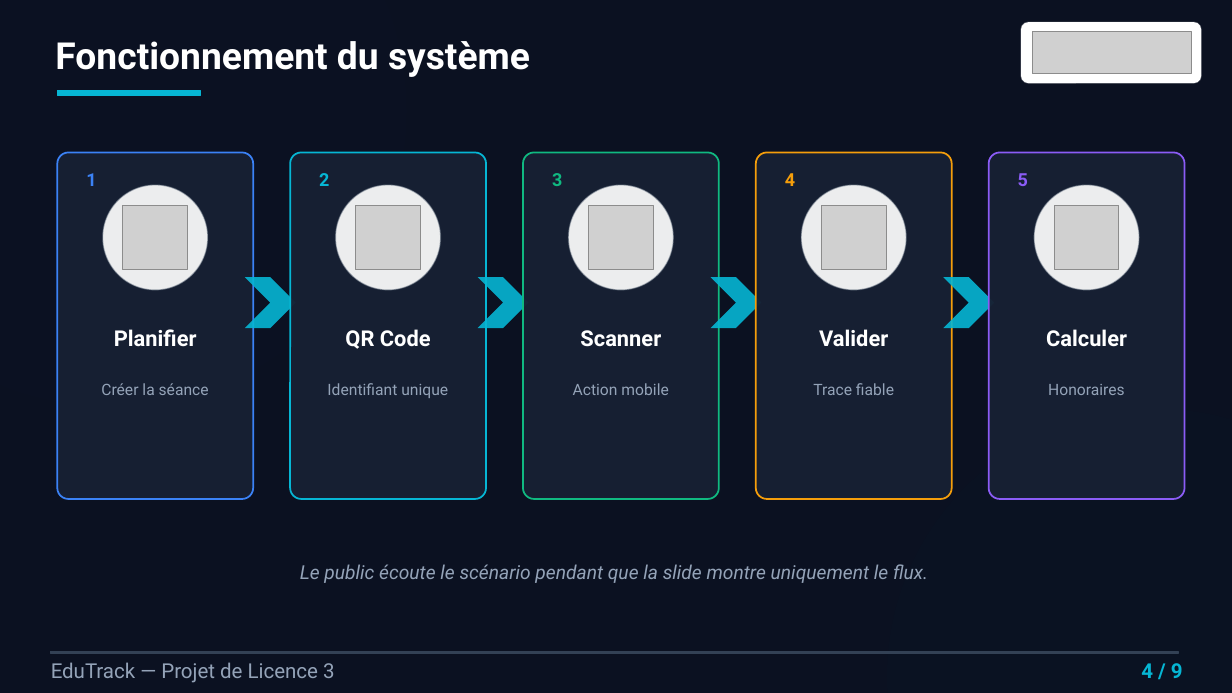
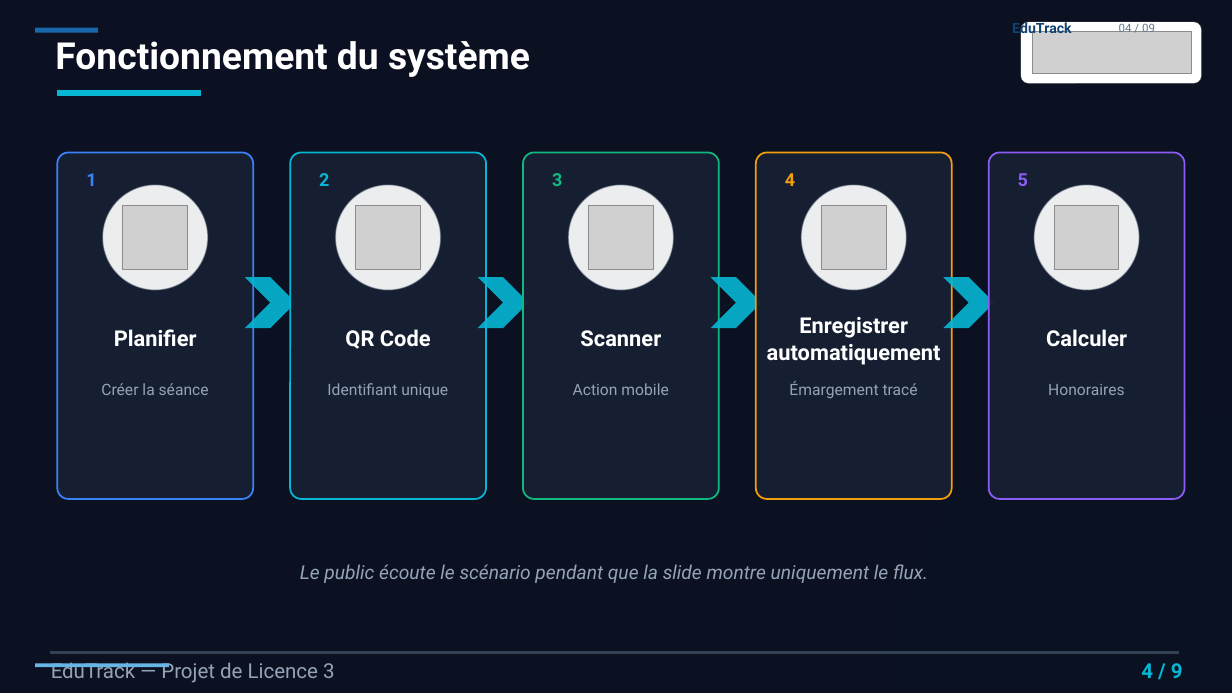
Before and after one commit to moussa7006/suivi-pedagogique-system, a slide deck: slide 4 of MEMOIRE/La finalisima present_V11.pptx. Drawn at 1232x693 pixels with LibreOffice and Linux fonts; fonts in the diff are those of the drawing; grey boxes stand for pictures. Boxes give left, top, right and bottom in pixels: in the first picture for what was removed or moved away, otherwise in the second. Text is boxed around its words. In the diff, an @@ line names an element or a change of style, - is before the commit and + after.

```diff
--- a/MEMOIRE/La finalisima present_V11.pptx
+++ b/MEMOIRE/La finalisima present_V11.pptx
@@ rectangle added at <box>35,28,98,33</box>, fill #1868AB @@
@@ text added at <box>1012,20,1072,38</box>, 11 pt, text #0F4272, bold @@
+EduTrack
@@ text added at <box>1119,21,1155,32</box>, 9 pt, text #657A8C @@
+04 / 09
@@ text at <box>767,317,941,365</box>: text changed @@
-Valider
+Enregistrer automatiquement
@@ text at <box>789,381,918,398</box>: text changed @@
-Trace fiable
+Émargement tracé
@@ rectangle added at <box>35,664,169,667</box>, fill #67B5E5 @@
```
Also in this commit, not shown: 7 other slides changed, 4 other files.
